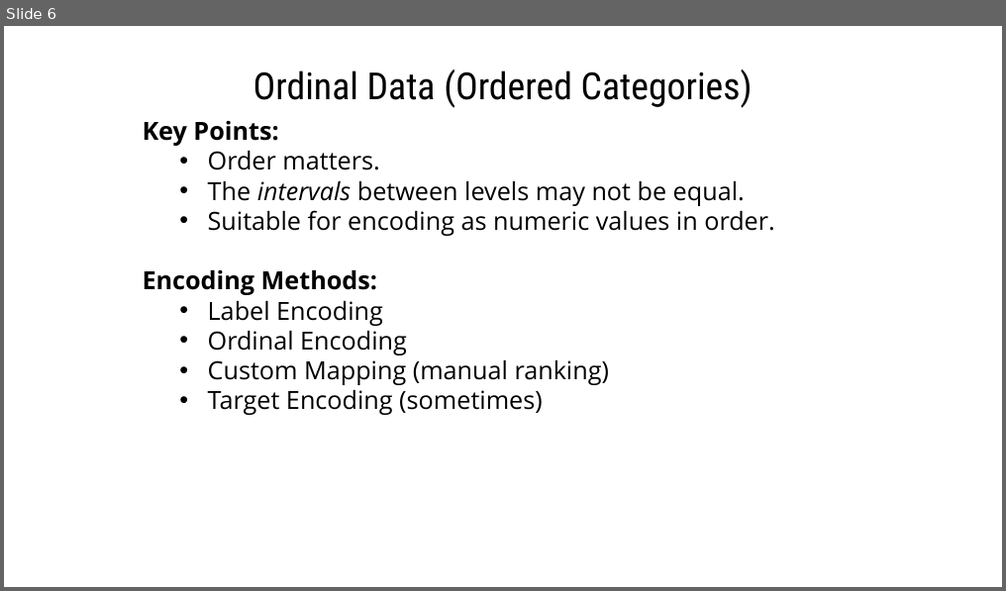
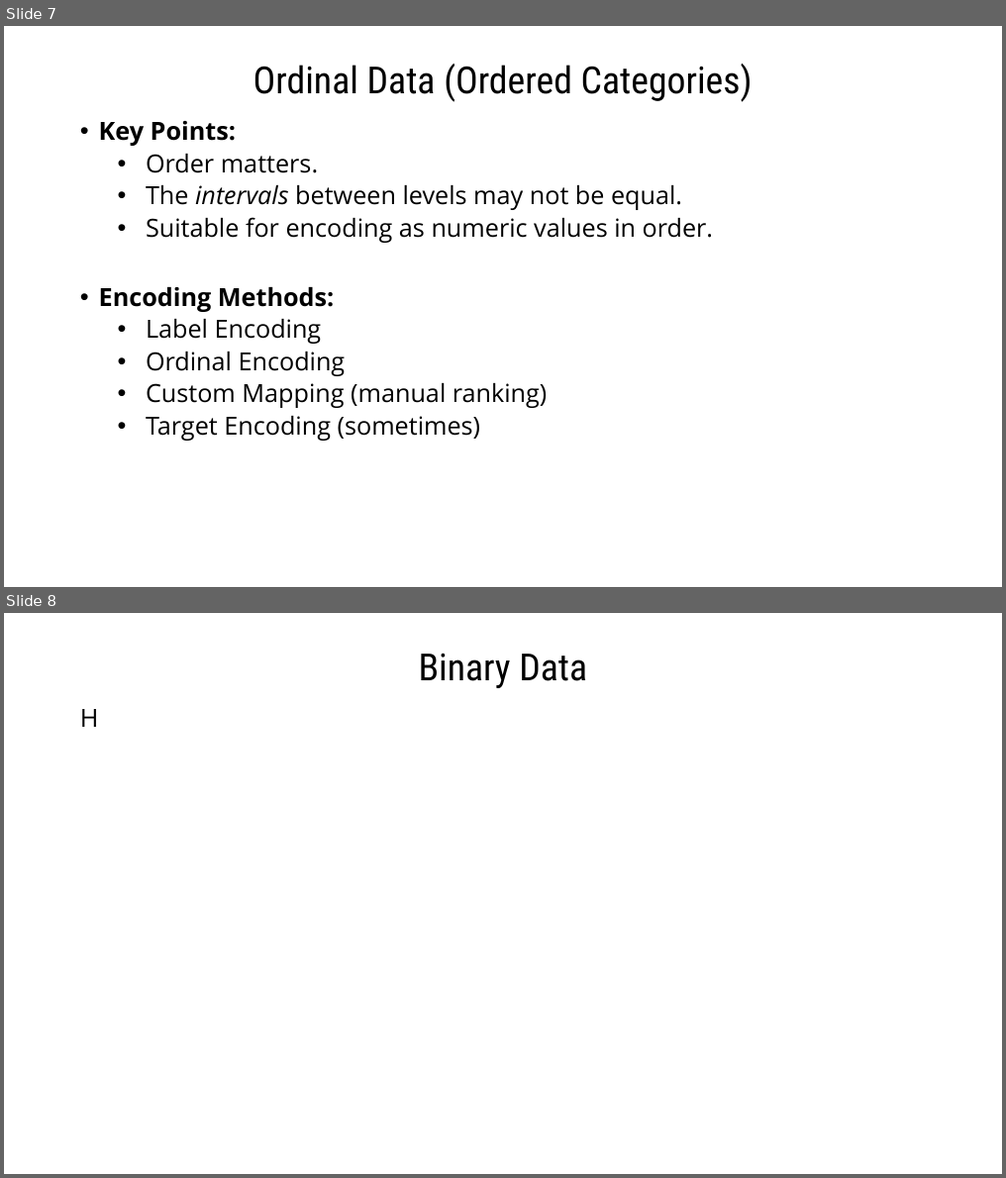
Before and after one commit to gmrr40058/data-science-ml-python-ostad, a slide deck: My Note and Practice/Text to Numerical Data Conversion/Categorical(Text to Numeric) data conversion-CTtN/Categorical Data.pptx. Shown one above the other, each under a label of ours: slide 6 before the commit, slides 7 and 8 after it. The pictures are 1006x591 and 1006x1178 pixels, drawn with LibreOffice and Linux fonts; fonts in the diff are those of the drawing. Boxes give left, top, right and bottom in pixels: in the first picture for what was removed or moved away, otherwise in the second. Text is boxed around its words. In the diff, an @@ line names an element or a change of style, - is before the commit and + after.

Commit message:
Slide titles have been added.

```diff
--- a/My Note and Practice/Text to Numerical Data Conversion/Categorical(Text to Numeric) data conversion-CTtN/Categorical Data.pptx
+++ b/My Note and Practice/Text to Numerical Data Conversion/Categorical(Text to Numeric) data conversion-CTtN/Categorical Data.pptx
@@ slide 8 added at (x1=4, y1=613, x2=1002, y2=1174), background #FFFFFF @@
@@ title added at (x1=419, y1=653, x2=587, y2=688), 36 pt, text #000000 @@
+Binary Data
@@ text added at (x1=80, y1=709, x2=99, y2=727), 24 pt, text #000000 @@
+H
@@ what was slide 6 is now slide 7 @@
@@ slide 7 changed as well @@
@@ title "Ordinal Data (Ordered Categories)" at (x1=253, y1=64, x2=752, y2=102): line spacing 1 to 0.9; vertical alignment top to middle @@
@@ text "Key Points:" moved from (x1=143, y1=121, x2=775, y2=415) to (x1=99, y1=121, x2=714, y2=441) @@
@@ text "Key Points:" at (x1=99, y1=121, x2=714, y2=441): bullet none to •; line spacing 1 to 0.9; more space between paragraphs @@
```
Also in this commit, not shown: 7 other slides changed, 3 other slides added, 17 slides removed.
